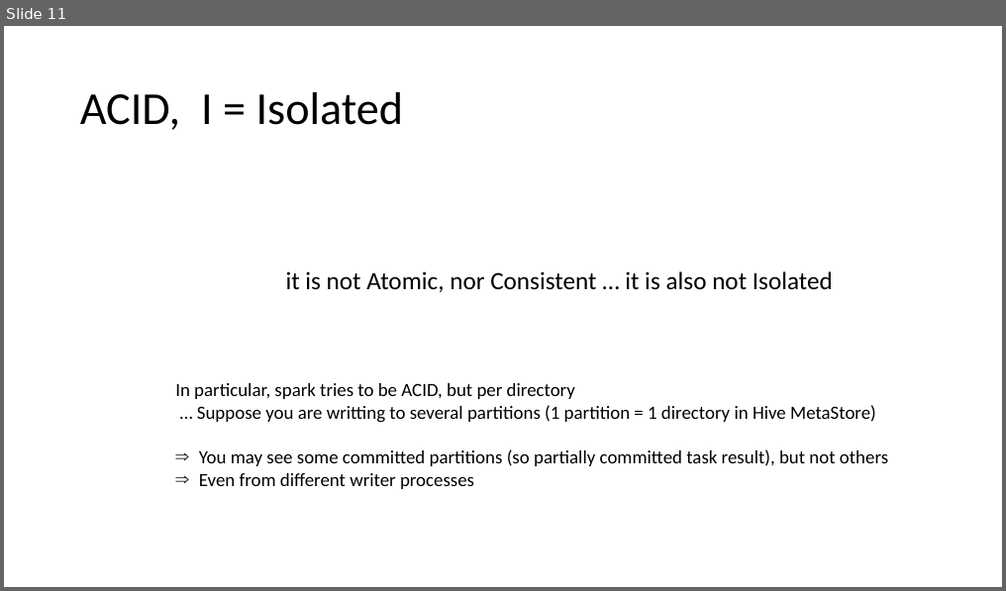
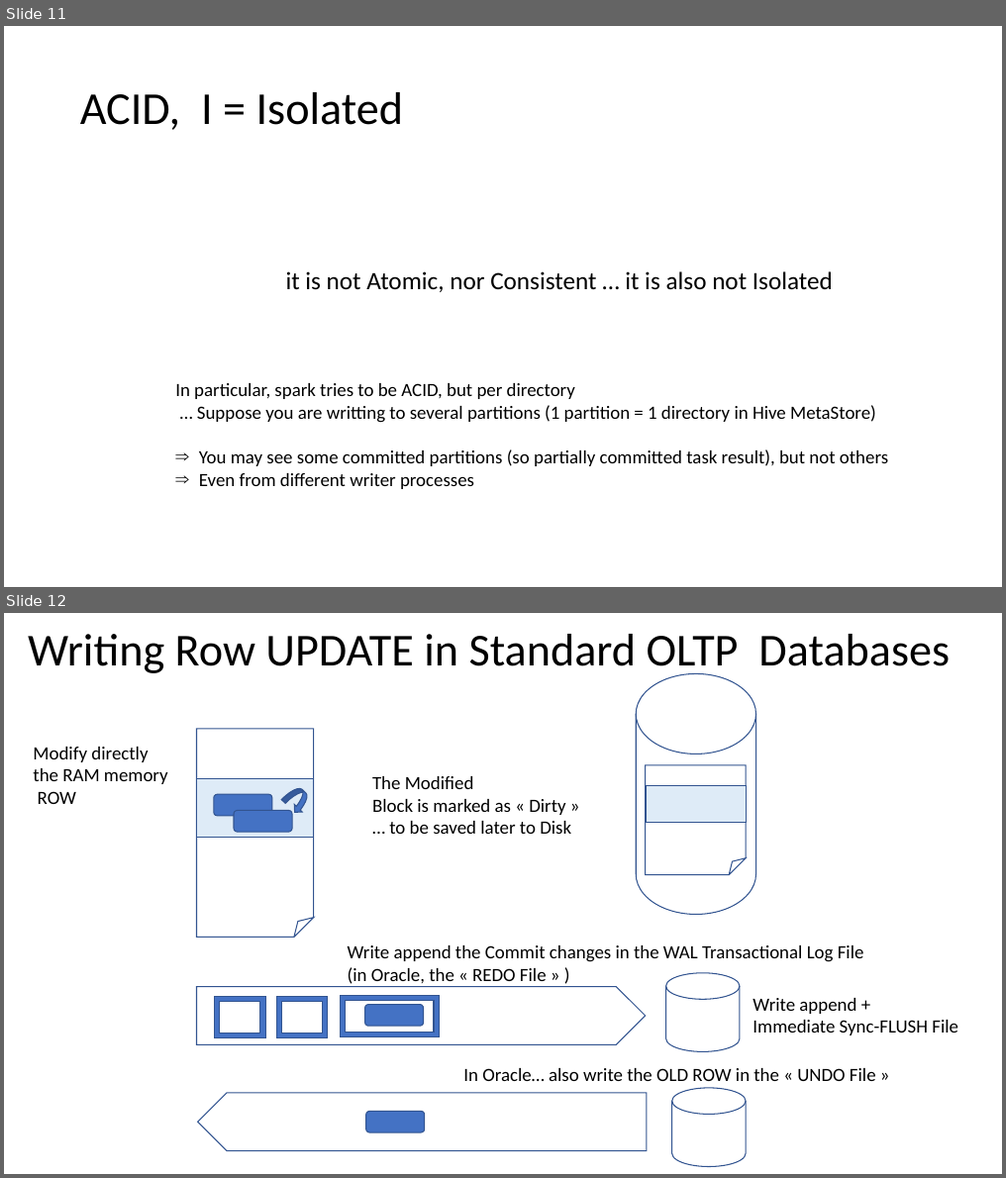
Before and after one commit to Arnaud-Nauwynck/presentations, a slide deck: pres-bigdata/1.1-comparison-NoSql-DB-vs-standard-DB.pptx. Shown one above the other, each under a label of ours: slide 11 before the commit, slides 11 and 12 after it. The pictures are 1006x591 and 1006x1178 pixels, drawn with LibreOffice and Linux fonts; fonts in the diff are those of the drawing. Boxes give left, top, right and bottom in pixels: in the first picture for what was removed or moved away, otherwise in the second. Text is boxed around its words. In the diff, an @@ line names an element or a change of style, - is before the commit and + after.

```diff
--- a/pres-bigdata/1.1-comparison-NoSql-DB-vs-standard-DB.pptx
+++ b/pres-bigdata/1.1-comparison-NoSql-DB-vs-standard-DB.pptx
@@ slide 12 added at [4,613,1002,1174], background #FFFFFF @@
@@ title added at [28,634,949,677], 44 pt, text #000000 @@
+Writing Row UPDATE in Standard OLTP Databases
@@ cylinder added at [636,673,755,915], outline #325491 1 pt @@
@@ folded corner added at [196,729,313,937], outline #325491 1 pt @@
@@ text added at [33,747,168,804], 18 pt, text #000000 @@
+Modify directly
+the RAM memory
+ROW
@@ rectangle added at [196,779,313,838], fill #DEEBF7, outline #325491 1 pt @@
@@ curved down arrow added at [281,784,314,817], fill #4472C4, outline #325491 1 pt @@
@@ text added at [372,776,571,834], 18 pt, text #000000 @@
+The Modified
+Block is marked as « Dirty »
+… to be saved later to Disk
@@ folded corner added at [646,765,746,875], outline #325491 1 pt @@
@@ rectangle added at [647,786,746,823], fill #DEEBF7, outline #325491 1 pt @@
@@ rounded rectangle added at [214,794,272,816], fill #4472C4, outline #325491 1 pt @@
@@ rounded rectangle added at [234,811,292,833], fill #4472C4, outline #325491 1 pt @@
@@ text added at [348,946,864,987], 18 pt, text #000000 @@
+Write append the Commit changes in the WAL Transactional Log File
+(in Oracle, the « REDO File » )
@@ pentagon arrow added at [196,987,645,1046], outline #325491 1 pt @@
@@ frame added at [214,996,265,1039], fill #4472C4, outline #325491 1 pt @@
@@ frame added at [276,996,328,1039], fill #4472C4, outline #325491 1 pt @@
@@ frame added at [341,995,439,1038], fill #4472C4, outline #325491 1 pt @@
@@ cylinder added at [665,973,740,1052], outline #325491 1 pt @@
@@ text added at [752,998,958,1036], 18 pt, text #000000 @@
+Write append +
+Immediate Sync-FLUSH File
@@ rounded rectangle added at [364,1004,423,1026], fill #4472C4, outline #325491 1 pt @@
@@ text added at [463,1068,876,1081], 18 pt, text #000000 @@
+In Oracle… also write the OLD ROW in the « UNDO File »
@@ pentagon arrow added at [198,1093,647,1152], outline #325491 1 pt @@
@@ rounded rectangle added at [366,1112,425,1134], fill #4472C4, outline #325491 1 pt @@
@@ cylinder added at [672,1088,746,1167], outline #325491 1 pt @@
```
Also in this commit, not shown: 23 other slides added, 26 other files.
